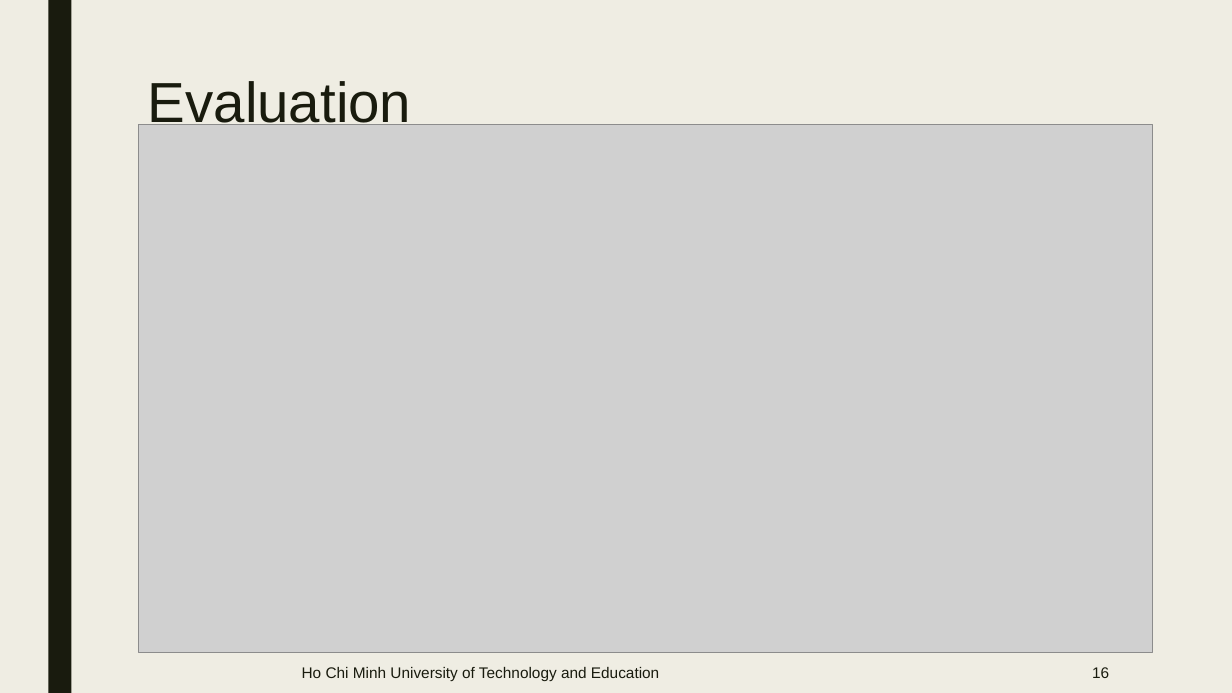
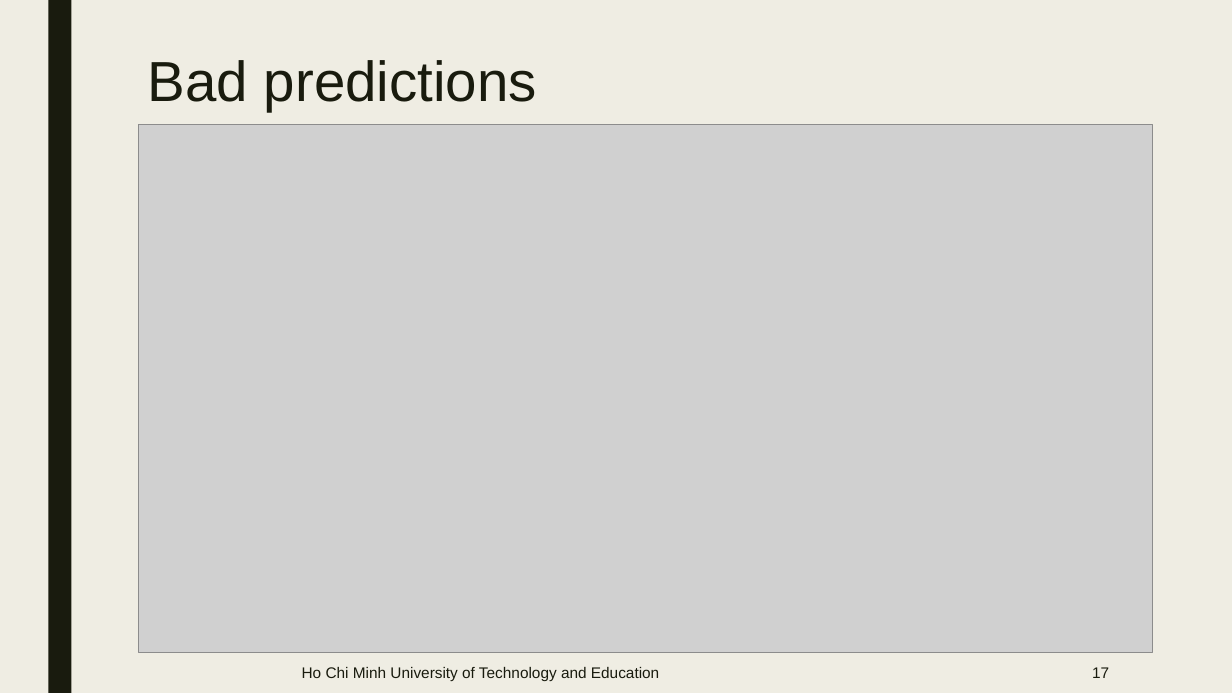
Before and after one commit to lyonguyen8697/image-description, a slide deck: slide 17 of presentation.pptx (slide 16 before the commit). Drawn at 1232x693 pixels with LibreOffice and Linux fonts; fonts in the diff are those of the drawing; grey boxes stand for pictures. Boxes give left, top, right and bottom in pixels: in the first picture for what was removed or moved away, otherwise in the second. Text is boxed around its words. In the diff, an @@ line names an element or a change of style, - is before the commit and + after.

```diff
--- a/presentation.pptx
+++ b/presentation.pptx
@@ title at [148, 60, 537, 112]: text changed @@
-Evaluation
+Bad predictions
@@ page number at [1092, 667, 1109, 678]: text changed @@
-16
+17
```
Also in this commit, not shown: 5 other slides changed, 1 slide added.
